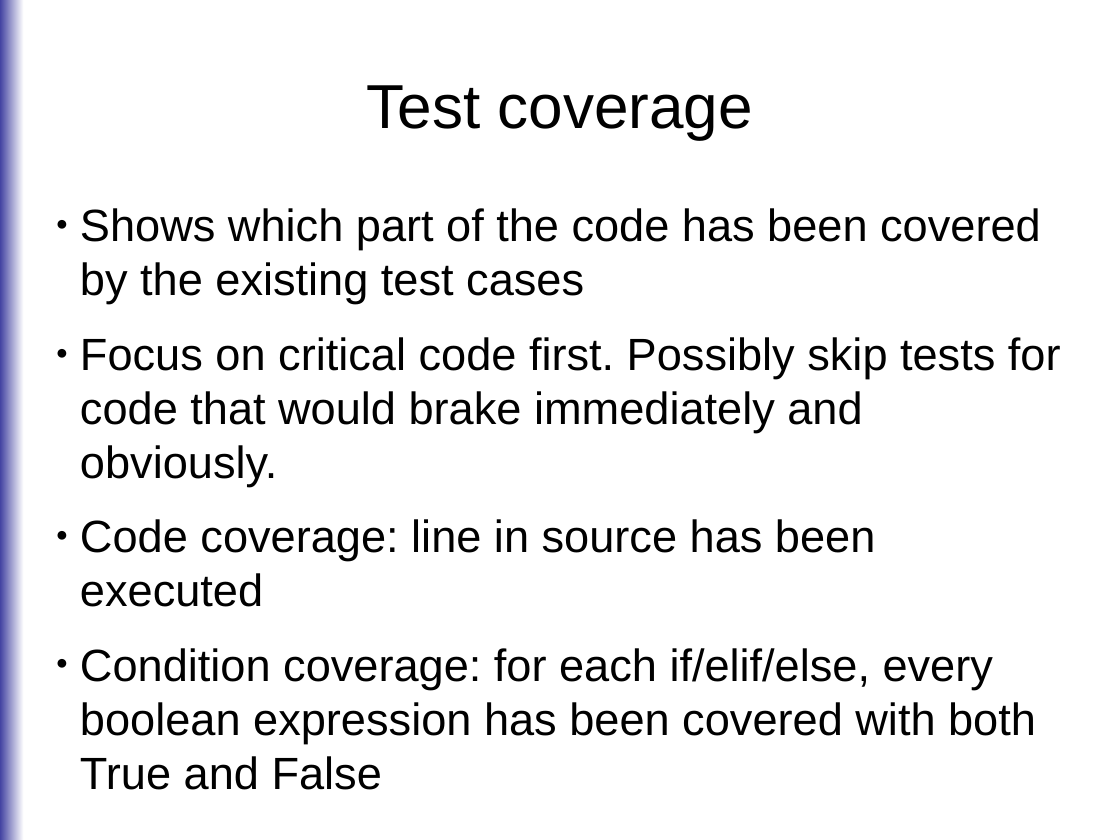
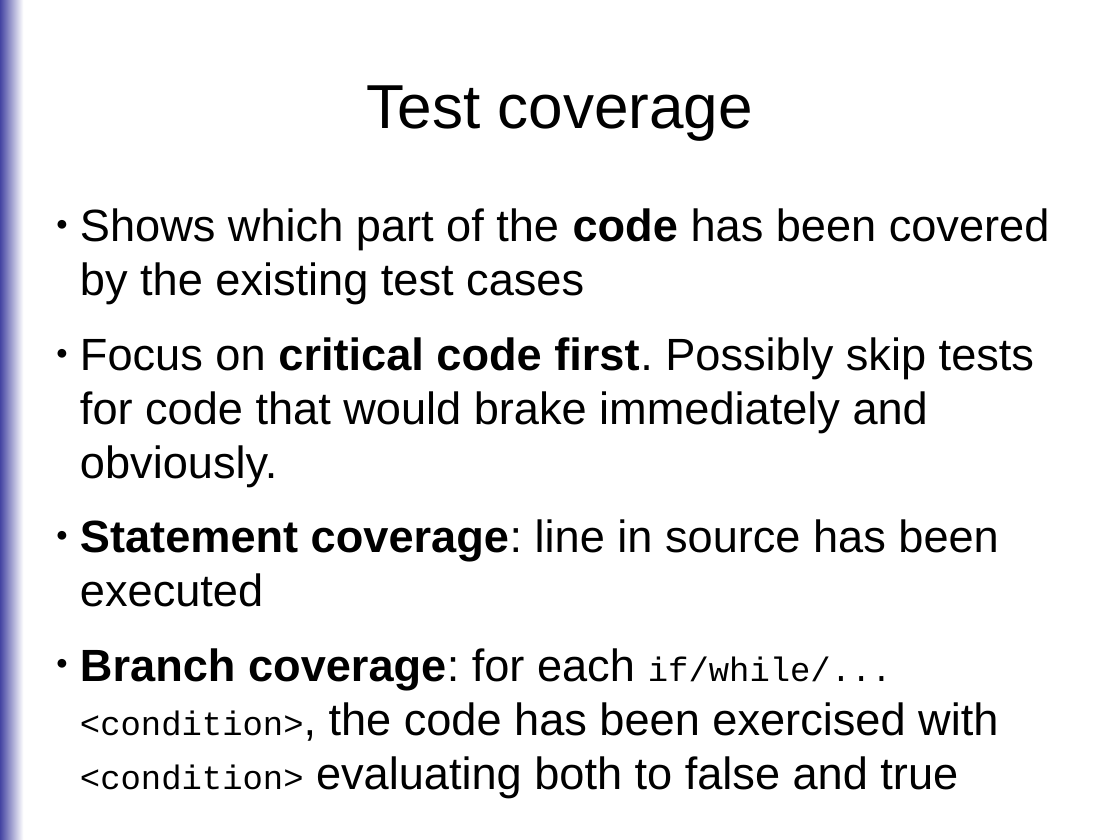
Before and after one commit to roskakori/talks, a slide deck: slide 5 of pygraz/testcases/Finding test cases 101.odp. Drawn at 1120x840 pixels with LibreOffice and Linux fonts; fonts in the diff are those of the drawing. Boxes give left, top, right and bottom in pixels: in the first picture for what was removed or moved away, otherwise in the second. Text is boxed around its words. In the diff, an @@ line names an element or a change of style, - is before the commit and + after.

Commit message:
Cleaned up.
* Added example for plain coverage command line call.
* Added links and book details.
* Cleaned up terminology.

```diff
--- a/pygraz/testcases/Finding test cases 101.odp
+++ b/pygraz/testcases/Finding test cases 101.odp
@@ text at (80,208,1050,487): bold on in "code", "critical code first." @@
@@ text at (80,519,998,798): text changed @@
-● Code coverage: line in source has been executed
-● Condition coverage: for each if/elif/else, every boolean expression has been covered with both True and False
+● Statement coverage: line in source has been executed
+● Branch coverage: for each if/while/... <condition>, the code has been exercised with <condition> evaluating both to false and true
```
Also in this commit, not shown: 8 other slides changed.
